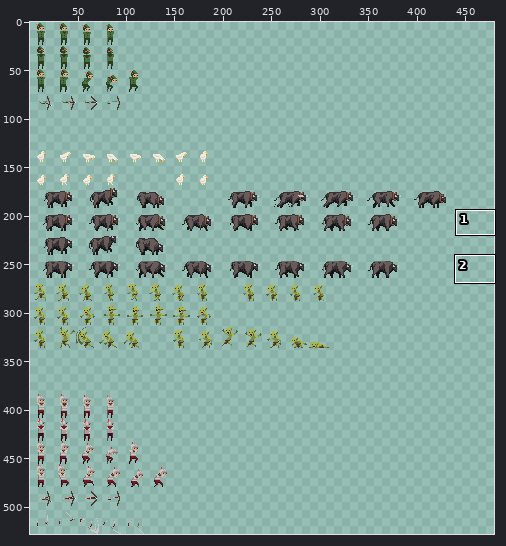
One commit to this sprite sheet: assets/actor_sheet.png. The first picture is a wide view before the edit; the outline marks the close-up.
Close-up. Old version:
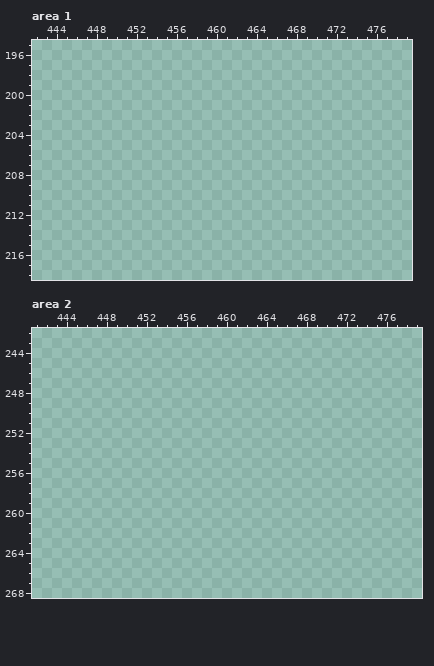
The file is 480x528 pixels. Colours within 5 levels of each other are drawn and written as one. Shown: area 1: x 442..479, y 195..218; area 2: x 441..479, y 242..268. The wide view leaves out empty margins.
New version:
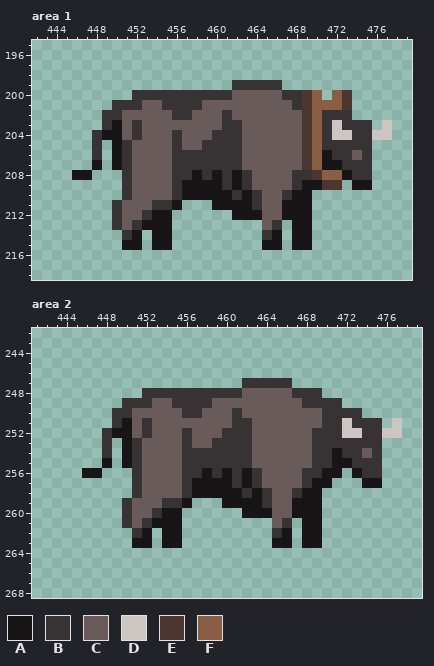
Palette (. is transparent): A #171516  B #373334  C #695b59  D #cbc6c1  E #4d3632  F #8a5e45
What changed:
Changed rows in their new state; - is an unchanged pixel.
Area 1:
first column x 446:
199 ----------------BBBBB-----------
200 ------BBBBBBBBBBCCCCCBBEF-FE----
201 ----BBBCCBBBBCCCCCCCCCBEFFFE----
202 ---BBCCCCCBBCCCBCCCCCCCEFBBB----
203 ---BACBCCCCCCCCBBCCCCCCEFBDBBB-D
204 --BAACBCCCBCCCBBBCCCCCCEFBDDBBDD
205 --B-ABCCCCBCCBBBBCCCCCCEFBBBBB--
206 --B-ABCCCCBBBBBBBCCCCCCEFABBCB--
207 --A-ABCCCCBBBBBBBCCCCCCEFAABBB--
208 AA---BCCCCBBABABABCCCCBBEFFABB--
209 -----BCCCCBAAAABABCCCCBAAEE-AA--
210 -----BCCCCBAAAAABABCCBAA--------
211 ----BCCCBBA---AAAABCCAAA--------
212 ----BCCBAA------AAACCAAA--------
213 ----BCBAAA---------CB-AA--------
214 -----BA-AA---------BA-AA--------
215 -----AA-AA---------AA-AA--------
Area 2:
first column x 446:
247 ----------------BBBBB-----------
248 ------BBBBBBBBBBCCCCCBBB--------
249 ----BBBCCBBBBCCCCCCCCCBBBB------
250 ---BBCCCCCBBCCCBCCCCCCCCBBBB----
251 ---BACBCCCCCCCCBBCCCCCCCBBDBBB-D
252 --BAACBCCCBCCCBBBCCCCCCBBBDDBBDD
253 --B-ABCCCCBCCBBBBCCCCCCBBBBBBB--
254 --B-ABCCCCBBBBBBBCCCCCCBBABBCB--
255 --A-ABCCCCBBBBBBBCCCCCCBBAABBB--
256 AA---BCCCCBBABABABCCCCBBAA-ABB--
257 -----BCCCCBAAAABABCCCCBAA---AA--
258 -----BCCCCBAAAAABABCCBAA--------
259 ----BCCCBBA---AAAABCCAAA--------
260 ----BCCBAA------AAACCAAA--------
261 ----BCBAAA---------CB-AA--------
262 -----BA-AA---------BA-AA--------
263 -----AA-AA---------AA-AA--------
